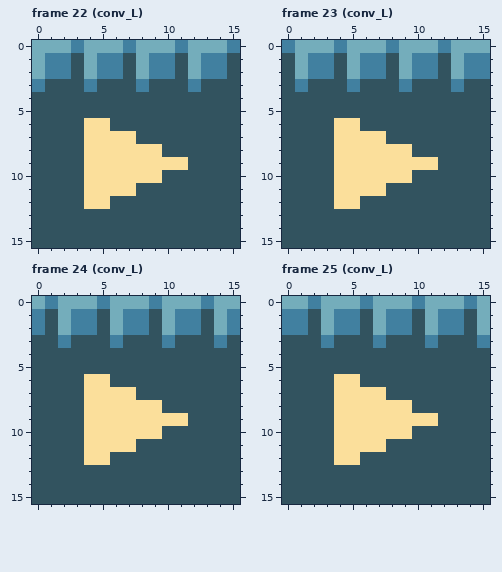
Two versions of one pixel-art file, docs/img/mapchip.ase. The picture above was drawn from the file before the commit.
16x16 pixels, 29 frames. Shown: frame 22 (conv_L), frame 23 (conv_L), frame 24 (conv_L), frame 25 (conv_L). The commit also changed other frames, which this record leaves out.
Once edited:
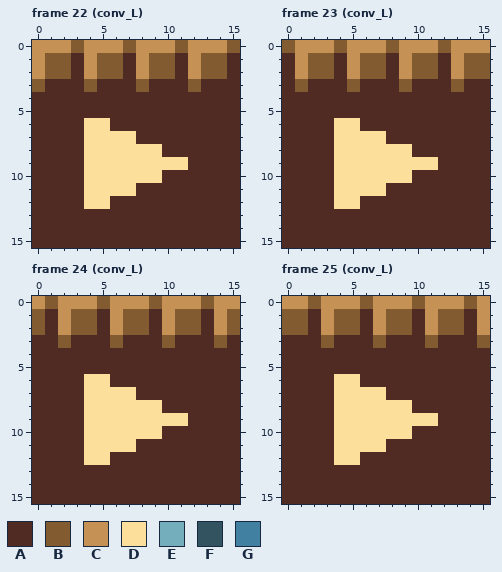
Palette (. is transparent): A #4f2b24  B #825b31  C #c59154  D #fbdf9b  E #74adbb  F #32535f  G #4180a0
Diff:
Changed rows in their new state; - is an unchanged pixel.
Frame 22 (conv_L):
first column x 0:
 0 CCCBCCCBCCCBCCCB
 1 CBBACBBACBBACBBA
 2 CBBACBBACBBACBBA
 3 BAAABAAABAAABAAA
 4 AAAAAAAAAAAAAAAA
 5 AAAAAAAAAAAAAAAA
 6 AAAA--AAAAAAAAAA
 7 AAAA----AAAAAAAA
 8 AAAA------AAAAAA
 9 AAAA--------AAAA
10 AAAA------AAAAAA
11 AAAA----AAAAAAAA
12 AAAA--AAAAAAAAAA
13 AAAAAAAAAAAAAAAA
14 AAAAAAAAAAAAAAAA
15 AAAAAAAAAAAAAAAA
Frame 23 (conv_L):
first column x 0:
 0 BCCCBCCCBCCCBCCC
 1 ACBBACBBACBBACBB
 2 ACBBACBBACBBACBB
 3 ABAAABAAABAAABAA
 4 AAAAAAAAAAAAAAAA
 5 AAAAAAAAAAAAAAAA
 6 AAAA--AAAAAAAAAA
 7 AAAA----AAAAAAAA
 8 AAAA------AAAAAA
 9 AAAA--------AAAA
10 AAAA------AAAAAA
11 AAAA----AAAAAAAA
12 AAAA--AAAAAAAAAA
13 AAAAAAAAAAAAAAAA
14 AAAAAAAAAAAAAAAA
15 AAAAAAAAAAAAAAAA
Frame 24 (conv_L):
first column x 0:
 0 CBCCCBCCCBCCCBCC
 1 BACBBACBBACBBACB
 2 BACBBACBBACBBACB
 3 AABAAABAAABAAABA
 4 AAAAAAAAAAAAAAAA
 5 AAAAAAAAAAAAAAAA
 6 AAAA--AAAAAAAAAA
 7 AAAA----AAAAAAAA
 8 AAAA------AAAAAA
 9 AAAA--------AAAA
10 AAAA------AAAAAA
11 AAAA----AAAAAAAA
12 AAAA--AAAAAAAAAA
13 AAAAAAAAAAAAAAAA
14 AAAAAAAAAAAAAAAA
15 AAAAAAAAAAAAAAAA
Frame 25 (conv_L):
first column x 0:
 0 CCBCCCBCCCBCCCBC
 1 BBACBBACBBACBBAC
 2 BBACBBACBBACBBAC
 3 AAABAAABAAABAAAB
 4 AAAAAAAAAAAAAAAA
 5 AAAAAAAAAAAAAAAA
 6 AAAA--AAAAAAAAAA
 7 AAAA----AAAAAAAA
 8 AAAA------AAAAAA
 9 AAAA--------AAAA
10 AAAA------AAAAAA
11 AAAA----AAAAAAAA
12 AAAA--AAAAAAAAAA
13 AAAAAAAAAAAAAAAA
14 AAAAAAAAAAAAAAAA
15 AAAAAAAAAAAAAAAA
Changed places in both pictures, as pixel boxes (x1, y1, x2, y2):
changed: (32, 40, 240, 248)
changed: (282, 40, 490, 248)
changed: (32, 296, 240, 504)
changed: (282, 296, 490, 504)
